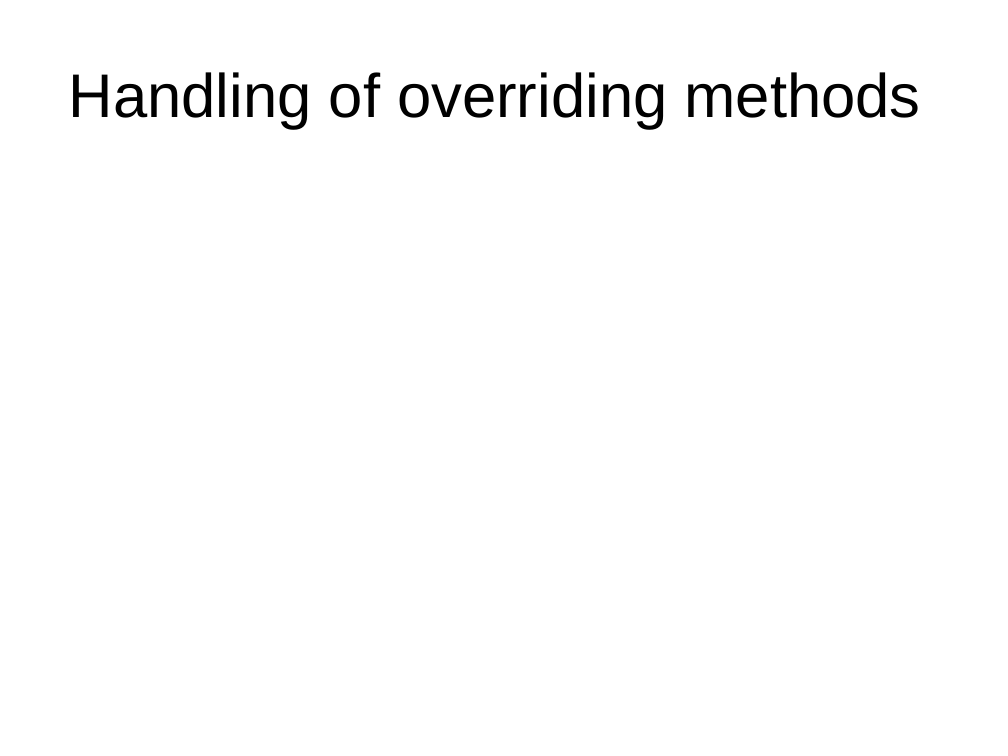
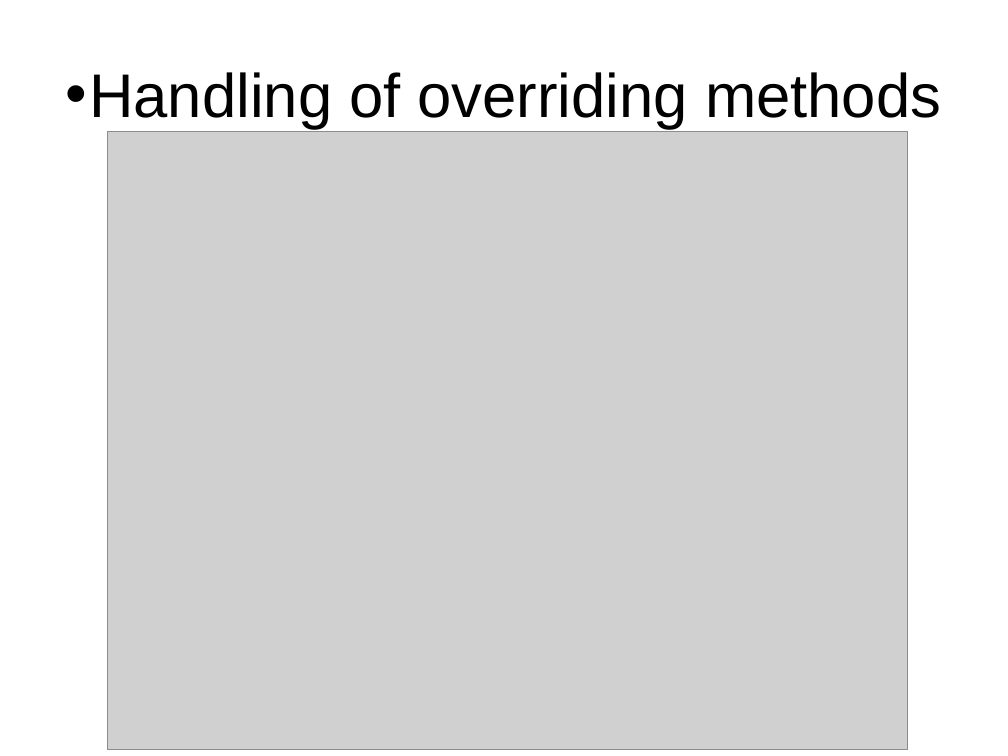
Before and after one commit to xiaohe27/Papers4Courses, a slide deck: slide 8 of CS527/Presentation/Non-Null-By-Default.ppt. Drawn at 1008x756 pixels with LibreOffice and Linux fonts; fonts in the diff are those of the drawing; grey boxes stand for pictures. Boxes give left, top, right and bottom in pixels: in the first picture for what was removed or moved away, otherwise in the second. Text is boxed around its words. In the diff, an @@ line names an element or a change of style, - is before the commit and + after.

```diff
--- a/CS527/Presentation/Non-Null-By-Default.ppt
+++ b/CS527/Presentation/Non-Null-By-Default.ppt
@@ title "Handling of overriding methods" at <box>89,72,941,129</box>: bullet none to • @@
@@ picture added at <box>107,132,907,750</box> @@
```
Also in this commit, not shown: 5 other slides changed, 4 slides added, 2 slides removed, 2 other files.
